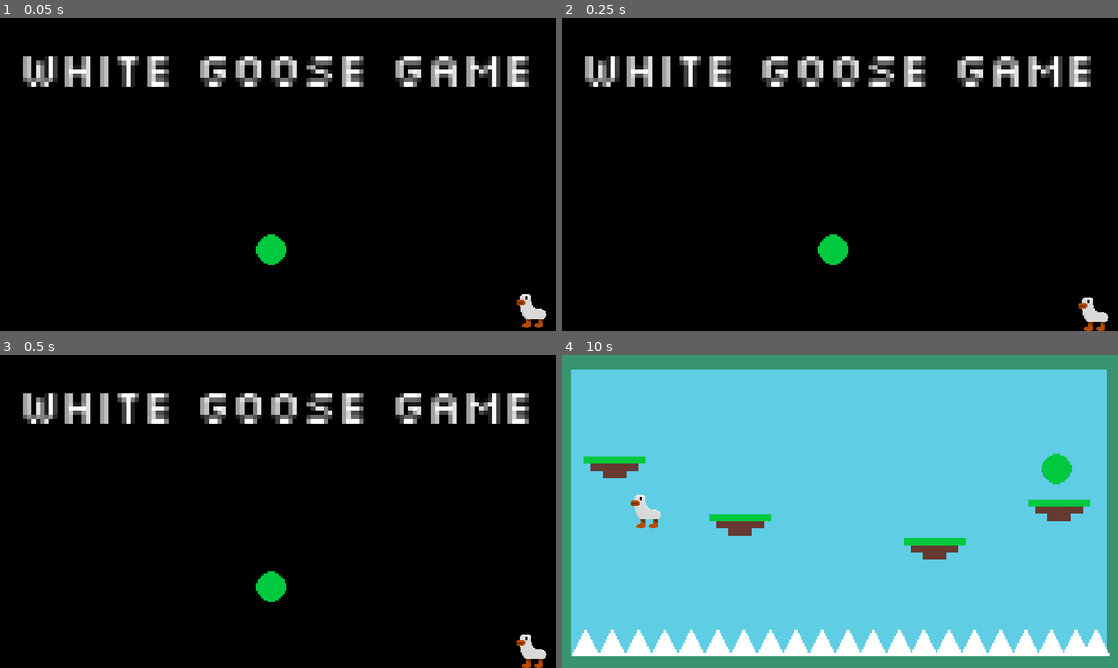
Above: before the commit, frames 1-4 (two rows, left to right).
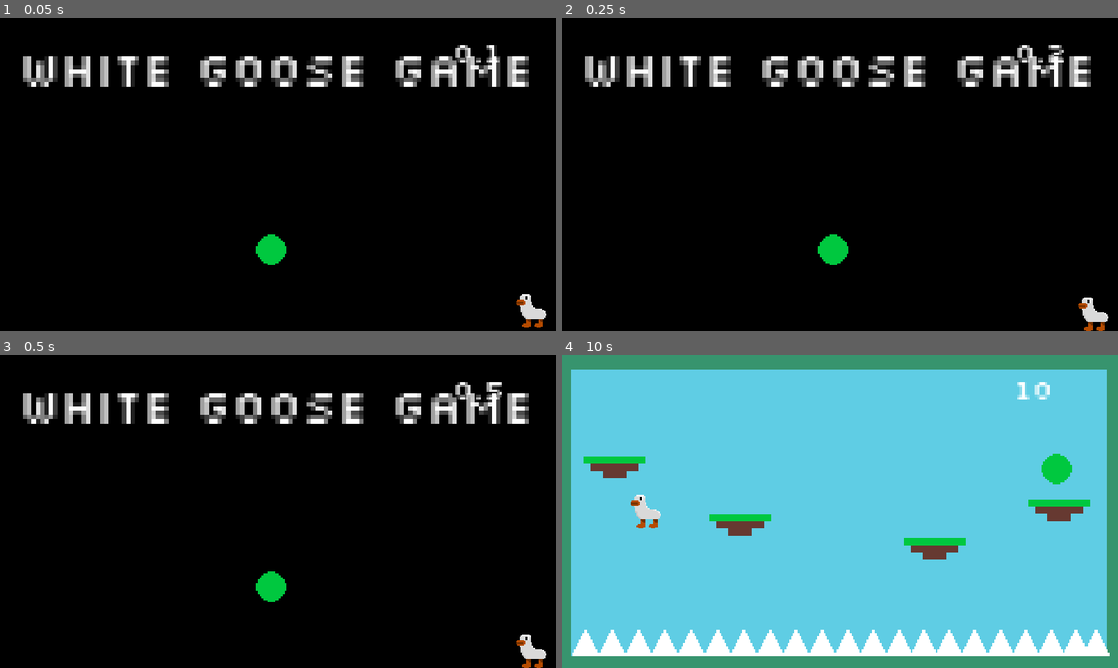
Above: after the commit, the same moments.

Repository: FireEntity1/white-goose-game
Game: Godot game, scene res://levels/title.tscn
Same seed, same stepped clock (60 frames per second), same inputs: the game is played once before the commit and once after it.
Inputs:
- Up to frame 1 (0.05 s): no input
- Up to frame 2 (0.25 s): no input
- Up to frame 3 (0.5 s): no input
- Up to frame 4 (10 s): tap Enter (ui_accept) at 0.5, 0.77, 1.52, 3.02, 3.77, 4.52, 6.02, 6.77, 7.52, 9.02, 9.77 s; hold Right (ui_right) 0.53-2.03 s; hold Left (ui_left) 2.03-2.78 s; hold Right (ui_right) 2.78-4.28 s; hold Left (ui_left) 4.28-5.03 s; hold Right (ui_right) 5.03-5.78 s; hold Left (ui_left) 5.78-7.28 s; hold Right (ui_right) 7.28-9.53 s; hold Left (ui_left) from 9.53 s (still down)

The runs differ from the first frame. In frame 1, 0.2% of the frame differs, in the area x 81-90%, y 8-15%; in frame 2, 0.2%, in the area x 81-91%, y 8-15%; in frame 3, 0.2%; in frame 4, 0.2%.

Commit message:
SFX + Timer

Diff:
--- a/parts/player.tscn
+++ b/parts/player.tscn
@@ -1,7 +1,8 @@
-[gd_scene load_steps=4 format=3 uid="uid://defxlh8t1fmo8"]
+[gd_scene load_steps=5 format=3 uid="uid://defxlh8t1fmo8"]
 
 [ext_resource type="Script" path="res://scripts/player.gd" id="1_jw8yw"]
 [ext_resource type="Texture2D" uid="uid://bon0egjoa53px" path="res://assets/white_goose.png" id="2_37prk"]
+[ext_resource type="AudioStream" uid="uid://laj6mvmj75ok" path="res://assets/beep.wav" id="3_8srcd"]
 
 [sub_resource type="RectangleShape2D" id="RectangleShape2D_yvwiv"]
 size = Vector2(103.54, 115.23)
@@ -15,10 +16,15 @@
 
 [node name="playerCol" type="CollisionShape2D" parent="player"]
 position = Vector2(-1.3113e-05, 5.84501)
-scale = Vector2(1, 1)
 shape = SubResource("RectangleShape2D_yvwiv")
 
 [node name="playerSprite" type="Sprite2D" parent="player"]
 position = Vector2(-1.68849e-05, 6.68001)
 scale = Vector2(3.87285, 3.87285)
 texture = ExtResource("2_37prk")
+
+[node name="initialDing" type="AudioStreamPlayer2D" parent="player"]
+position = Vector2(-3.34003, -1.27411e-05)
+scale = Vector2(1.67001, 1.67001)
+stream = ExtResource("3_8srcd")
+volume_db = 2.342
--- a/parts/spike.tscn
+++ b/parts/spike.tscn
@@ -1,7 +1,8 @@
-[gd_scene load_steps=3 format=3 uid="uid://s2prmx6o0rdp"]
+[gd_scene load_steps=4 format=3 uid="uid://s2prmx6o0rdp"]
 
 [ext_resource type="Texture2D" uid="uid://r3ntn01g3ri5" path="res://assets/spike.png" id="1_bvknb"]
 [ext_resource type="Script" path="res://scripts/spike.gd" id="1_hsl0d"]
+[ext_resource type="AudioStream" uid="uid://dupb6xvi8i1wn" path="res://assets/bonk.mp3" id="3_lfwto"]
 
 [node name="Spike" type="Node2D"]
 scale = Vector2(3.43284, 3.43284)
@@ -15,4 +16,9 @@
 [node name="sprite" type="Sprite2D" parent="area"]
 texture = ExtResource("1_bvknb")
 
+[node name="bonk" type="AudioStreamPlayer2D" parent="."]
+scale = Vector2(1, 1)
+stream = ExtResource("3_lfwto")
+volume_db = 9.838
+
 [connection signal="body_entered" from="area" to="." method="_on_area_body_entered"]
--- a/parts/timer.tscn
+++ b/parts/timer.tscn
@@ -10,9 +10,11 @@
 script = ExtResource("1_w4hkg")
 
 [node name="Label" type="Label" parent="."]
-offset_left = 978.0
+z_index = 1
+offset_left = 937.0
 offset_top = 31.0
-offset_right = 1018.0
+offset_right = 988.0
 offset_bottom = 54.0
-scale = Vector2(3.90417, 3.20945)
+scale = Vector2(3.64232, 3.51395)
 theme = SubResource("Theme_kxp7k")
+text = "0"
--- a/project.godot
+++ b/project.godot
@@ -17,9 +17,9 @@
 
 [autoload]
 
+GlobalTimer="*res://parts/timer.tscn"
+MusicPlayer="*res://parts/musicPlayer.tscn"
 Spike="*res://scripts/spike.gd"
-MusicPlayer="*res://parts/musicPlayer.tscn"
-GlobalTimer="*res://parts/timer.tscn"
 
 [display]
 
@@ -52,6 +52,15 @@
 , Object(InputEventKey,"resource_local_to_scene":false,"resource_name":"","device":-1,"window_id":0,"alt_pressed":false,"shift_pressed":false,"ctrl_pressed":false,"meta_pressed":false,"pressed":false,"keycode":0,"physical_keycode":68,"key_label":0,"unicode":100,"echo":false,"script":null)
 ]
 }
+ui_down={
+"deadzone": 0.5,
+"events": [Object(InputEventKey,"resource_local_to_scene":false,"resource_name":"","device":0,"window_id":0,"alt_pressed":false,"shift_pressed":false,"ctrl_pressed":false,"meta_pressed":false,"pressed":false,"keycode":4194322,"physical_keycode":0,"key_label":0,"unicode":0,"echo":false,"script":null)
+, Object(InputEventJoypadButton,"resource_local_to_scene":false,"resource_name":"","device":0,"button_index":12,"pressure":0.0,"pressed":false,"script":null)
+, Object(InputEventJoypadMotion,"resource_local_to_scene":false,"resource_name":"","device":0,"axis":1,"axis_value":1.0,"script":null)
+, Object(InputEventKey,"resource_local_to_scene":false,"resource_name":"","device":-1,"window_id":0,"alt_pressed":false,"shift_pressed":false,"ctrl_pressed":false,"meta_pressed":false,"pressed":false,"keycode":0,"physical_keycode":83,"key_label":0,"unicode":115,"echo":false,"script":null)
+, Object(InputEventKey,"resource_local_to_scene":false,"resource_name":"","device":-1,"window_id":0,"alt_pressed":false,"shift_pressed":false,"ctrl_pressed":false,"meta_pressed":false,"pressed":false,"keycode":0,"physical_keycode":4194326,"key_label":0,"unicode":0,"echo":false,"script":null)
+]
+}
 
 [physics]
 
--- a/scripts/player.gd
+++ b/scripts/player.gd
@@ -7,9 +7,11 @@
 var initialY
 var scene
 
-var gravity = ProjectSettings.get_setting("physics/2d/default_gravity")
+var initialGravity = ProjectSettings.get_setting("physics/2d/default_gravity")
+var gravity
 
 func _ready():
+	$initialDing.play()
 	scene = get_tree().current_scene.name
 	scene = str(scene)
 	scene = int(scene)
@@ -17,7 +19,8 @@
 	initialY = self.position.y
 	if scene > 10 or get_tree().current_scene.name == "end":
 		JUMP_VELOCITY = -800
-		gravity = gravity - 150
+		initialGravity = initialGravity - 150
+	gravity = initialGravity
 
 func _physics_process(delta):
 	if not is_on_floor():
@@ -27,6 +30,11 @@
 		$playerSprite.flip_h = true
 	if Input.is_action_just_pressed("ui_left"):
 		$playerSprite.flip_h = false
+
+	if Input.is_action_just_pressed("ui_down") and not is_on_floor():
+		gravity = initialGravity * 10
+	elif is_on_floor():
+		gravity = initialGravity
 
 	if Input.is_action_just_pressed("ui_accept") and is_on_floor():
 		velocity.y = JUMP_VELOCITY
--- a/scripts/spike.gd
+++ b/scripts/spike.gd
@@ -3,3 +3,4 @@
 func _on_area_body_entered(body):
 	if body is CharacterBody2D:
 		body.die()
+		$bonk.play()
--- a/scripts/timer.gd
+++ b/scripts/timer.gd
@@ -10,4 +10,7 @@
 # Called every frame. 'delta' is the elapsed time since the previous frame.
 func _physics_process(delta):
 	time += delta
-	$Label.text = str(roundi(time))
+	$Label.text = str(round_to_dec(time, 1))
+
+func round_to_dec(num, digit):
+	return round(num * pow(10.0, digit)) / pow(10.0, digit)
Not shown, added: assets/beep.wav.import
Not shown, added: assets/bonk.mp3.import
Not shown, added: assets/beep.wav
Not shown, added: assets/bonk.mp3
